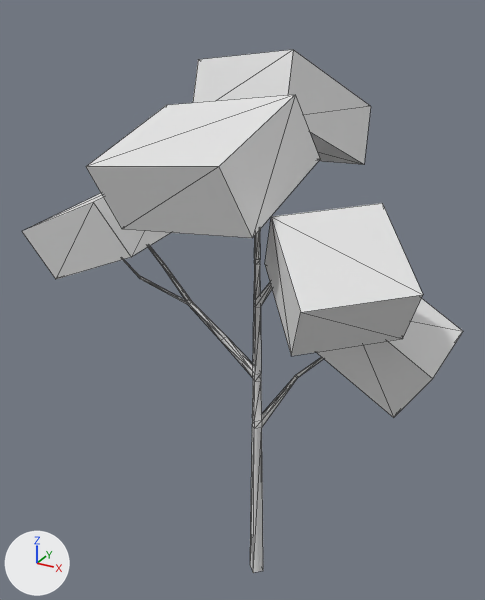
Two versions of the FBX model 이현수/언리얼적용연습/나무/Tree02ReReMake.fbx, one commit apart.
Before and after are seen from a 50 mm camera at (1.17, -2.27, 2.59) aimed at (-0.13, 0.08, 1.41). The lights are fixed; the arrows at lower left show +X, +Y and +Z. The first picture is the older version. Mesh edges are drawn as thin lines.

Script lines for the objects in view, before the commit:
```python
me_tree_001 = bpy.data.meshes.new('tree.001')
me_tree_001.from_pydata(...)  # 192 vertices, 344 faces; spans x -1.05..0.79, y -0.65..0.69, z 0.0..2.44
# faces by material slot: [284, 60]
me_tree_001.materials.append(mat_trunk)  # white #e7e7e7
me_tree_001.materials.append(mat_leaves)  # white #e7e7e7
ob_tree = bpy.data.objects.new('Tree', me_tree_001)
ob_tree.location = (0.0, 0.0, 0.0)
```
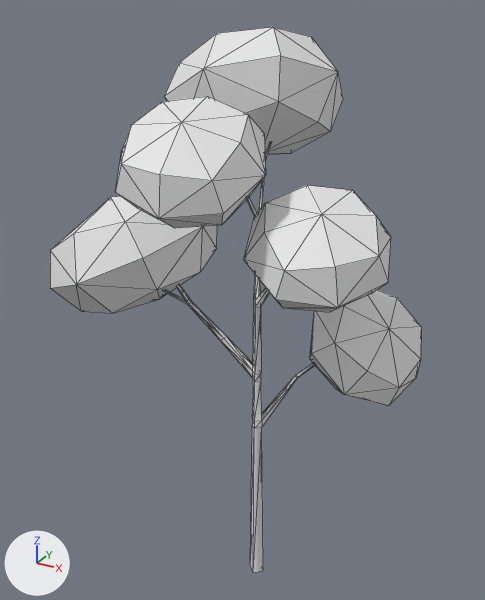
Commit message: 실험용 나무 오브젝트 수정 업로드

Pixel boxes (x1, y1, x2, y2) of what changed, in the pictures (485 x 600 px):
'Tree', reshaped (16% narrower)
    before: (22, 50, 463, 573)
    after: (50, 27, 421, 573)
part 1 of me_tree_001, rebuilt (35% narrower, 8% shorter)
    before: (86, 95, 320, 238)
    after: (115, 96, 266, 228)
part 2 of me_tree_001, rebuilt
    before: (316, 298, 463, 418)
    after: (310, 290, 421, 406)
part 3 of me_tree_001, rebuilt (7% narrower, 17% shorter)
    before: (265, 203, 423, 356)
    after: (244, 185, 391, 312)
part 4 of me_tree_001, rebuilt
    before: (22, 193, 170, 279)
    after: (50, 196, 217, 313)
part 5 of me_tree_001, rebuilt (10% taller)
    before: (193, 50, 371, 165)
    after: (164, 27, 343, 154)

The change, as a list of edits to the scene's bpy script:
```text
Change me_tree_001:
    used by ob_tree; location = (0.0, 0.0, 0.0)
    remove me_tree_001.from_pydata(...)  # 192 vertices, 344 faces; spans x -1.05..0.79, y -0.65..0.69, z 0.0..2.44
    add me_tree_001.from_pydata(...)  # 282 vertices, 524 faces; spans x -0.99..0.67, y -0.69..0.62, z 0.0..2.51
    me_tree_001 part 1: the loose piece of 8 vertices spanning x -0.37..0.25, y -0.62..0.0, z 1.87..2.31 is rebuilt with 26 vertices and now spans x -0.26..0.24, y -0.69..-0.26, z 1.93..2.32
    me_tree_001 part 2: the loose piece of 8 vertices spanning x 0.32..0.79, y -0.19..0.2, z 1.2..1.62 is rebuilt with 26 vertices and now spans x 0.24..0.67, y -0.19..0.26, z 1.14..1.58
    me_tree_001 part 3: the loose piece of 8 vertices spanning x 0.18..0.75, y -0.65..-0.06, z 1.56..1.99 is rebuilt with 26 vertices and now spans x 0.12..0.62, y -0.53..-0.06, z 1.66..2.03
    me_tree_001 part 4: the loose piece of 8 vertices spanning x -1.05..-0.38, y -0.32..0.33, z 1.46..1.95 is rebuilt with 26 vertices and now spans x -0.99..-0.26, y -0.4..0.4, z 1.3..1.87
    me_tree_001 part 5: the loose piece of 8 vertices spanning x -0.43..0.27, y -0.04..0.69, z 1.93..2.44 is rebuilt with 26 vertices and now spans x -0.52..0.18, y -0.06..0.62, z 1.96..2.51
```
